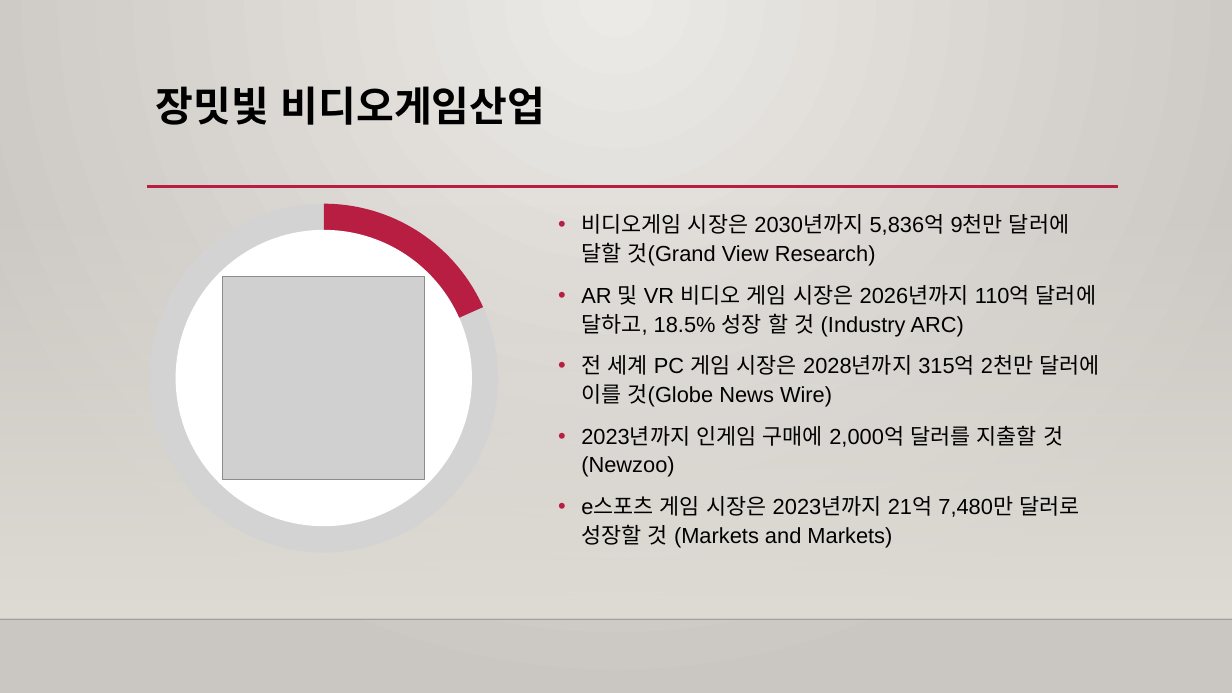
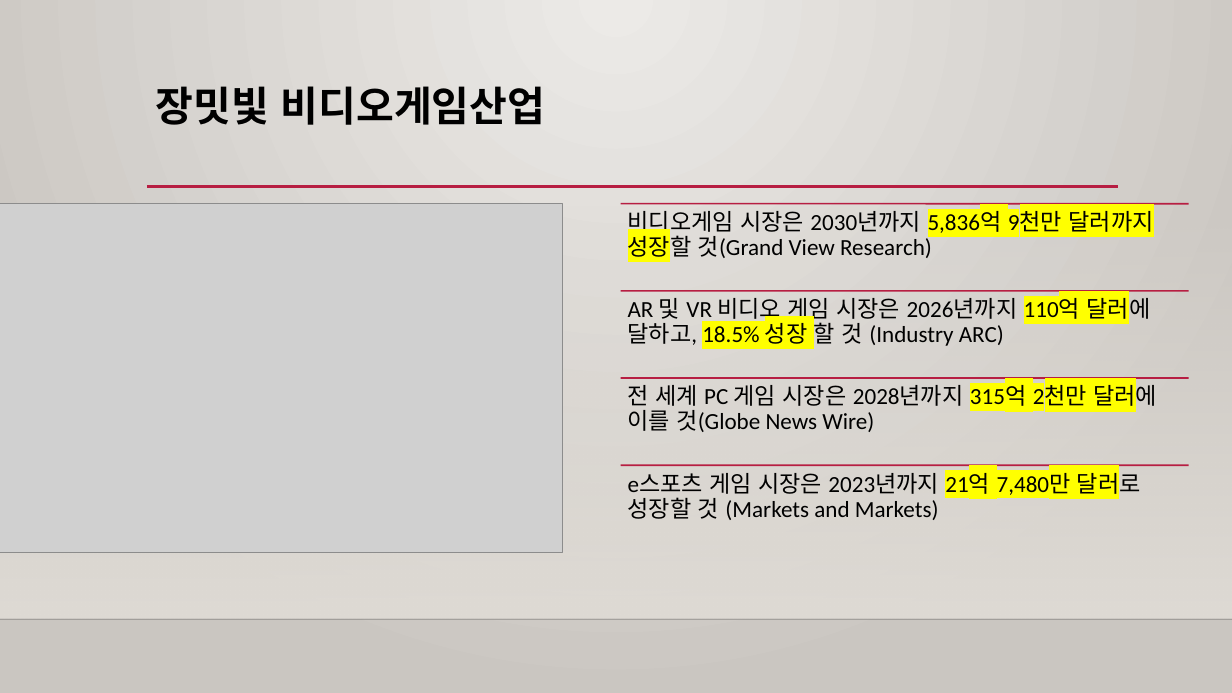
Before and after one commit to leeyeonjun85/AIB_Section_1_Project, a slide deck: slide 2 of Video Game Trend.pptx. Drawn at 1232x693 pixels with LibreOffice and Linux fonts; fonts in the diff are those of the drawing; grey boxes stand for pictures; background and template pictures are left out. Boxes give left, top, right and bottom in pixels: in the first picture for what was removed or moved away, otherwise in the second. Text is boxed around its words. In the diff, an @@ line names an element or a change of style, - is before the commit and + after.

```diff
--- a/Video Game Trend.pptx
+++ b/Video Game Trend.pptx
@@ picture added at [0, 203, 563, 552] @@
@@ ellipse removed at [150, 203, 498, 552] @@
@@ pie slice (boxed as its full ellipse) removed at [150, 203, 498, 552] @@
@@ ellipse removed at [176, 230, 472, 527] @@
@@ text removed at [581, 214, 1099, 548] @@
-• 비디오게임 시장은 2030년까지 5,836억 9천만 달러에 달할 것(Grand View Research)
-• AR 및 VR 비디오 게임 시장은 2026년까지 110억 달러에 달하고, 18.5% 성장 할 것 (Industry ARC)
-• 전 세계 PC 게임 시장은 2028년까지 315억 2천만 달러에 이를 것(Globe News Wire)
-• 2023년까지 인게임 구매에 2,000억 달러를 지출할 것 (Newzoo)
-• e스포츠 게임 시장은 2023년까지 21억 7,480만 달러로 성장할 것 (Markets and Markets)
@@ picture removed at [223, 277, 425, 480] @@
@@ group added at [621, 203, 1189, 520]: 4 lines, 4 texts @@
+비디오게임 시장은 2030년까지 5,836억 9천만 달러까지 성장할 것(Grand View Research)
+AR 및 VR 비디오 게임 시장은 2026년까지 110억 달러에 달하고, 18.5% 성장 할 것 (Industry ARC)
+전 세계 PC 게임 시장은 2028년까지 315억 2천만 달러에 이를 것(Globe News Wire)
+e스포츠 게임 시장은 2023년까지 21억 7,480만 달러로 성장할 것 (Markets and Markets)
```
Also in this commit, not shown: 20 other slides changed, 8 slides added, 24 slides removed, 54 other files.
